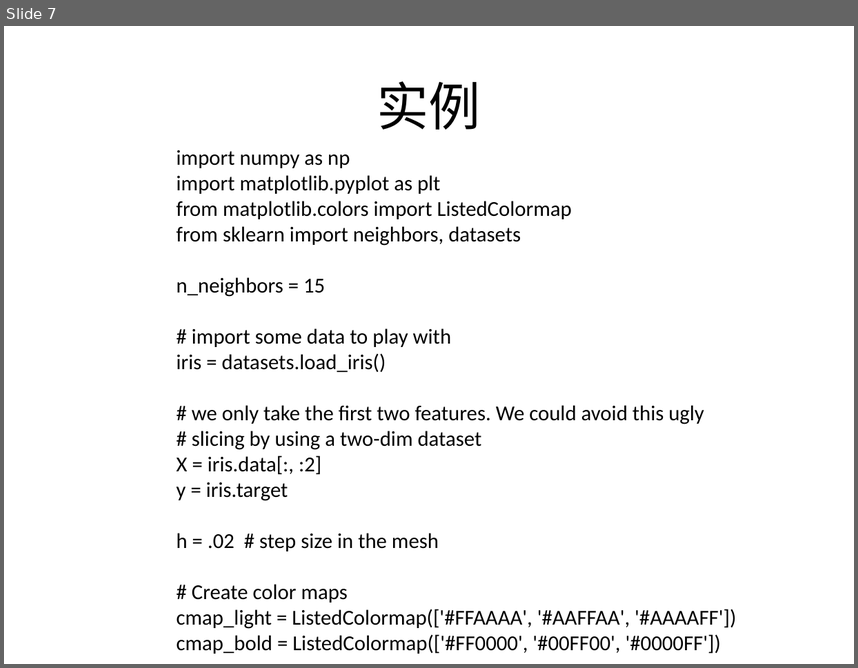
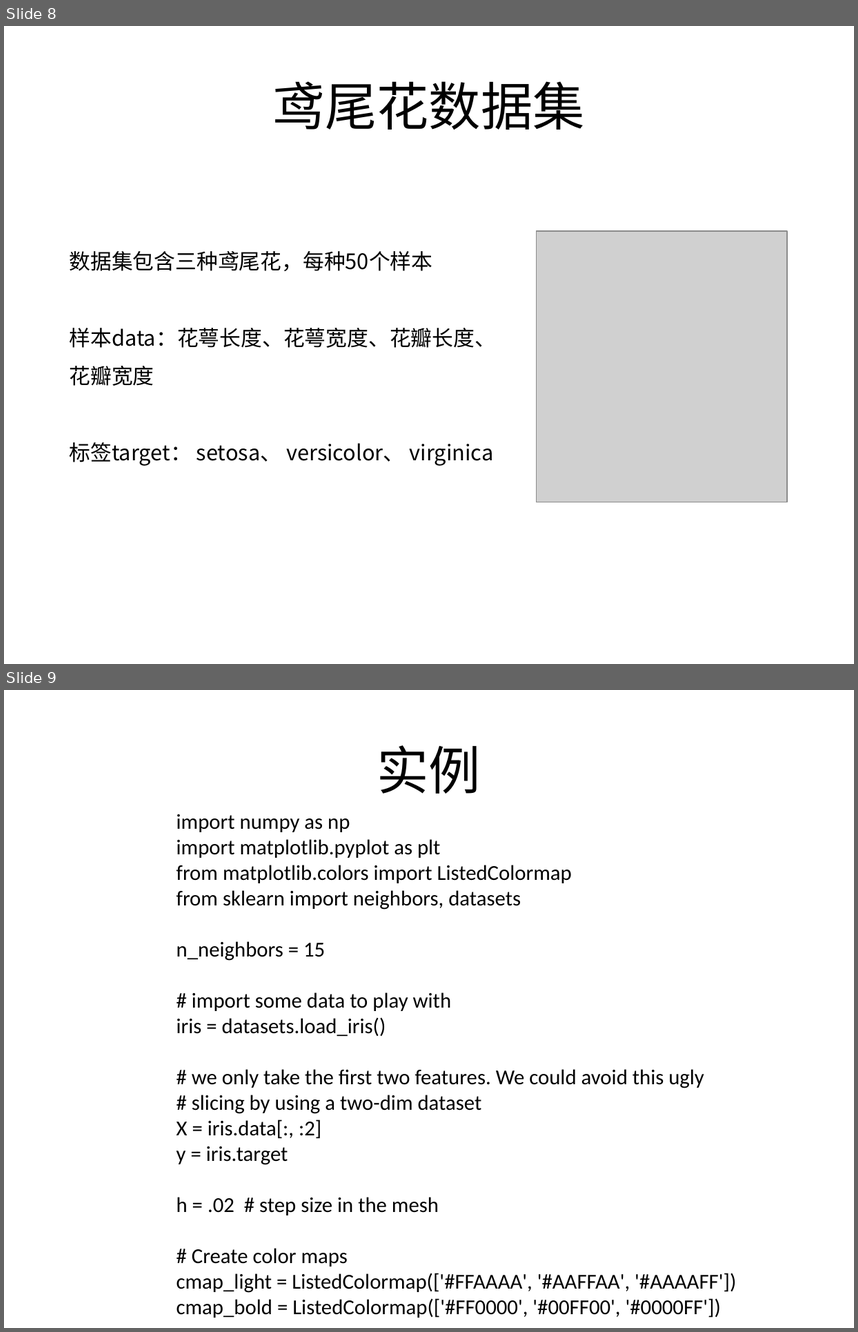
Before and after one commit to BattalionCommander/Python, a slide deck: cls_23聚类算法.pptx. Shown one above the other, each under a label of ours: slide 7 before the commit, slides 8 and 9 after it. The pictures are 858x668 and 858x1332 pixels, drawn with LibreOffice and Linux fonts; fonts in the diff are those of the drawing; grey boxes stand for pictures; background and template pictures are left out. Boxes give left, top, right and bottom in pixels: in the first picture for what was removed or moved away, otherwise in the second. Text is boxed around its words. In the diff, an @@ line names an element or a change of style, - is before the commit and + after.

```diff
--- a/cls_23聚类算法.pptx
+++ b/cls_23聚类算法.pptx
@@ slide 8 added at [4,26,854,664], background picture (left out) @@
@@ title added at [273,81,585,129], 44 pt, text #000000 @@
+鸢尾花数据集
@@ picture added at [536,231,787,502] @@
@@ text added at [69,251,496,466], 18 pt, text #000000 @@
+数据集包含三种鸢尾花，每种50个样本
+样本data：花萼长度、花萼宽度、花瓣长度、花瓣宽度
+标签target： setosa、 versicolor、 virginica
@@ what was slide 7 is now slide 9 @@
```
Also in this commit, not shown: 3 slides changed, 5 other slides added, 3 slides removed, 6 other files.
